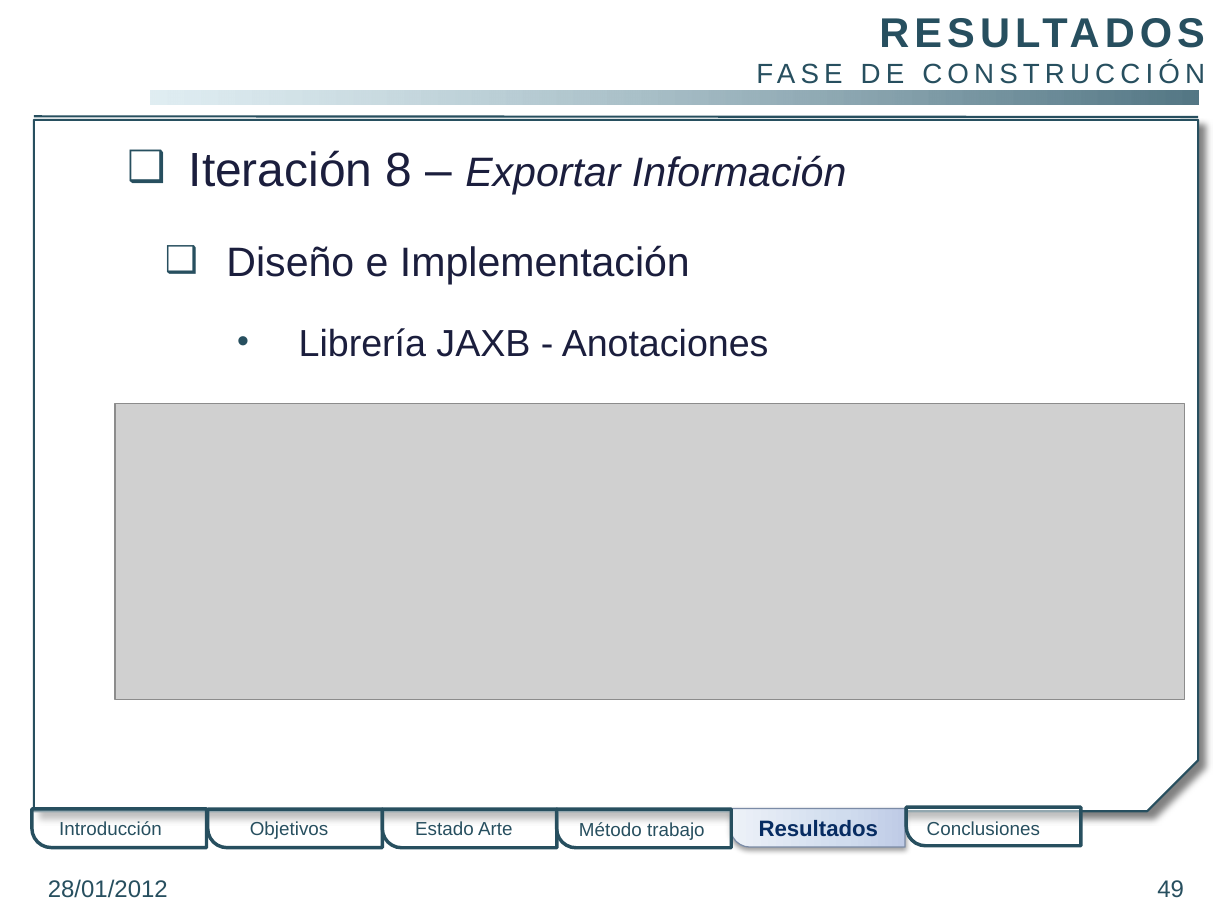
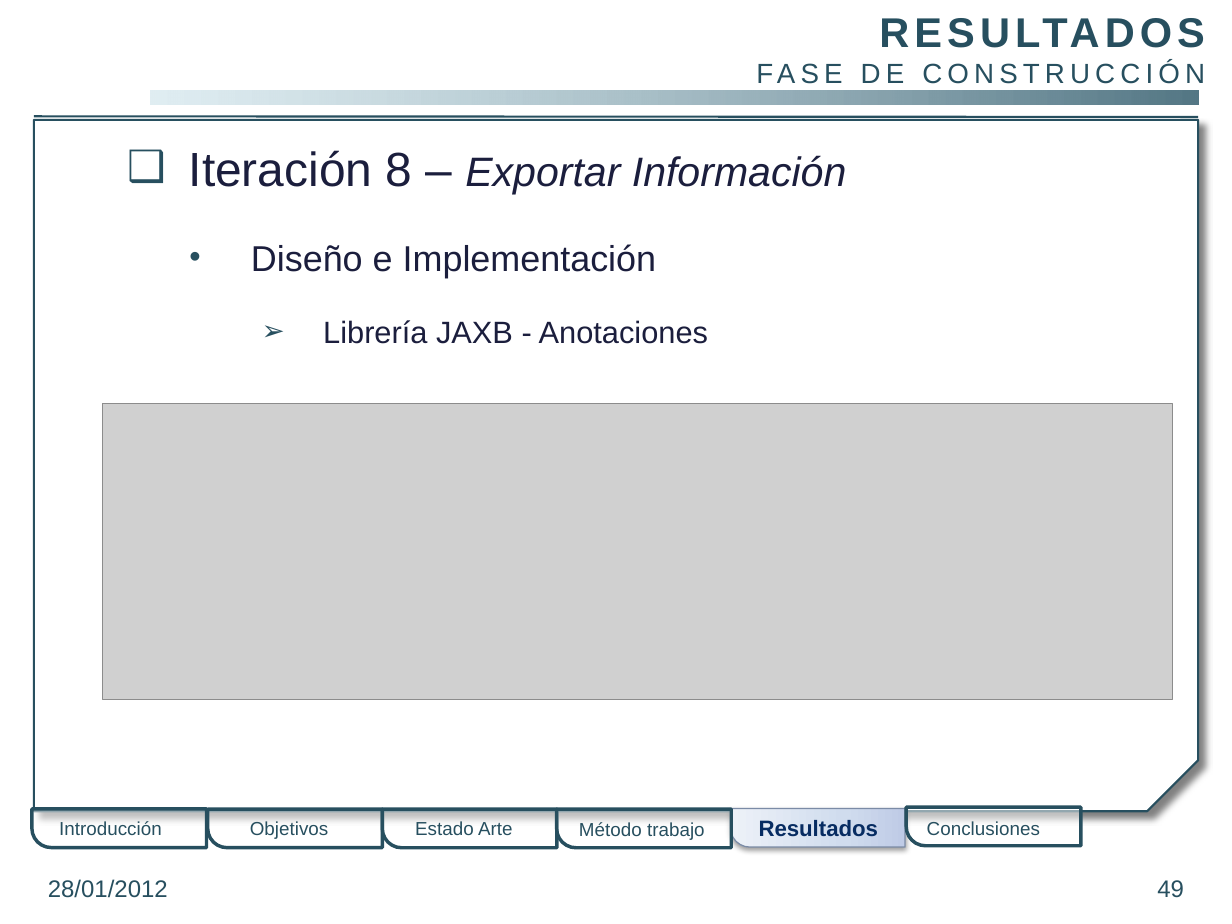
Before and after one commit to gangadhar001/repo-pfc, a slide deck: slide 49 of PFC/Presentacion/PresentacionPFC.pptx. Drawn at 1232x924 pixels with LibreOffice and Linux fonts; fonts in the diff are those of the drawing; grey boxes stand for pictures; background and template pictures are left out. Boxes give left, top, right and bottom in pixels: in the first picture for what was removed or moved away, otherwise in the second. Text is boxed around its words. In the diff, an @@ line names an element or a change of style, - is before the commit and + after.

```diff
--- a/PFC/Presentacion/PresentacionPFC.pptx
+++ b/PFC/Presentacion/PresentacionPFC.pptx
@@ text "Diseño e Implementación": place and size @@
-text "Diseño e Implementación" at <box>226,245,769,357</box>
+text "Diseño e Implementación" at <box>251,244,708,344</box>
@@ text "Diseño e Implementación" at <box>251,244,708,344</box>: size 24 to 21 pt in "Diseño e Implementación"; size 22 to 18 pt in "Librería JAXB - Anotaciones"; bullet ❑ to •; bullet • to ➢ @@
@@ picture: place and size @@
-picture at <box>115,404,1184,700</box>
+picture at <box>102,404,1172,700</box>
```
Also in this commit, not shown: 23 other slides changed.
